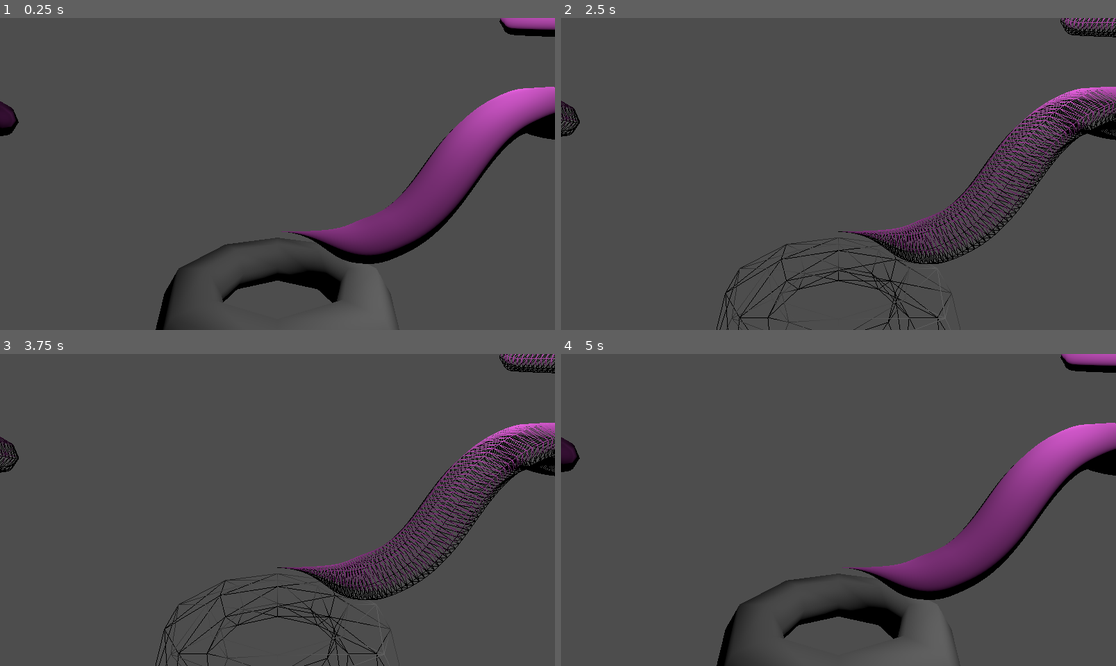
Above: before the commit, frames 1-4 (two rows, left to right).
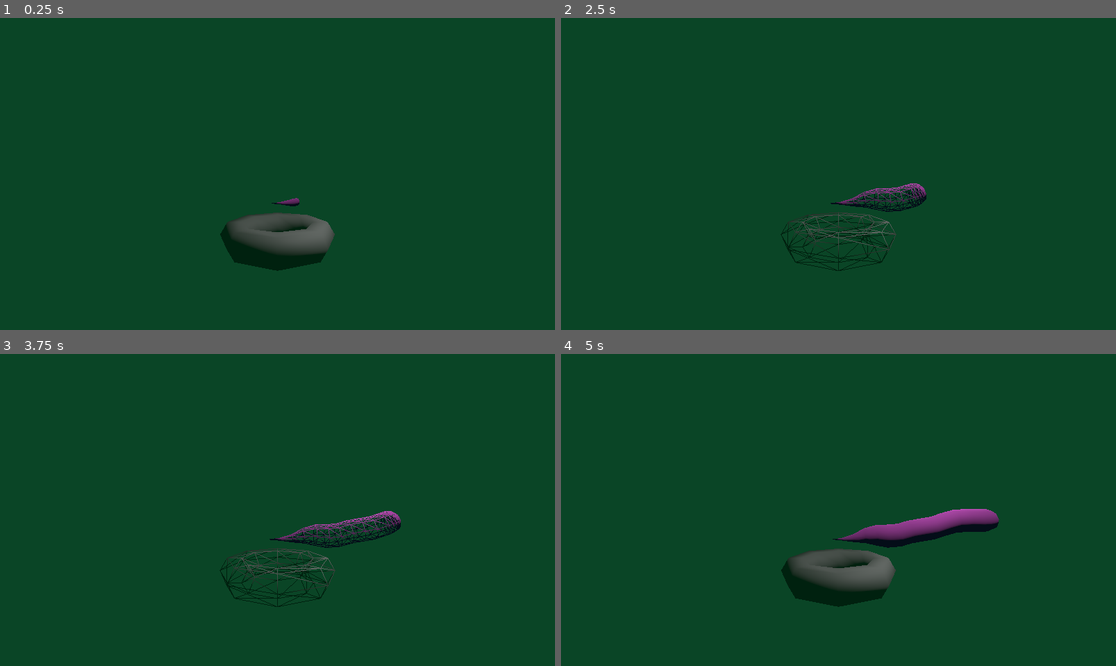
Above: after the commit, the same moments.

Repository: Ermith/GMTK_GameJam_2025
Game: Godot game, scene res://levels/snake_test.tscn
Two runs of this game, one before a commit and one after it. Both use one fixed random seed, a clock stepped at 60 frames per second and the inputs below. This scene is started directly instead of the project's main scene.
Inputs:
- Up to frame 1 (0.25 s): no input
- Up to frame 2 (2.5 s): tap Enter at 0.5, 2 s; hold Space (swap direction, bound only after the commit) 0.53-1.28 s; tap Space (swap direction, bound only after the commit) at 1.35, 2.3 s; hold P from 2.03 s (still down)
- Up to frame 3 (3.75 s): release P at 2.78 s; tap Space (swap direction, bound only after the commit) at 2.85 s; hold Space (swap direction, bound only after the commit) from 3.53 s (still down)
- Up to frame 4 (5 s): release Space (swap direction, bound only after the commit) at 4.28 s; tap P at 4.35 s; tap Space (swap direction, bound only after the commit) at 4.55 s

The runs differ from the first frame. In frame 1, 99% of the frame differs, in the area x 0-100%, y 0-100%; in frame 2, 100%; in frame 3, 100%; in frame 4, 99%.

Commit message:
shai-hulud is upon us (worm movement and integration with dynamic mesh)

Diff:
--- a/levels/snake_test.tscn
+++ b/levels/snake_test.tscn
@@ -9,13 +9,17 @@
 
 [sub_resource type="ArrayMesh" id="ArrayMesh_vnlp2"]
 
+[sub_resource type="Environment" id="Environment_8q8xl"]
+background_mode = 1
+background_color = Color(0.0402736, 0.271812, 0.150268, 1)
+
 [node name="SnakeTest" type="Node3D"]
 
 [node name="PlayerSnake" parent="." instance=ExtResource("1_4ob46")]
-transform = Transform3D(1, 0, 0, 0, 1, 0, 0, 0, 1, -5.37263, 0, 0.0184426)
+transform = Transform3D(1, 0, 0, 0, 1, 0, 0, 0, 1, 0.0591698, 0, 0.0184426)
 
 [node name="Camera3D" type="Camera3D" parent="."]
-transform = Transform3D(1, 0, 0, 0, 1, 0, 0, 0, 1, 0, 0.510132, 1.79791)
+transform = Transform3D(1, 0, 0, 0, 1, 0, 0, 0, 1, 0, 0.510132, 3.54053)
 
 [node name="CSGTorus3D" type="CSGTorus3D" parent="."]
 transform = Transform3D(1, 0, 0, 0, 1, 0, 0, 0, 1, 0, -0.543289, 0)
@@ -27,8 +31,12 @@
 script = ExtResource("2_ve675")
 
 [node name="SnakeMesh" type="MeshInstance3D" parent="."]
+transform = Transform3D(1, 0, 0, 0, 1, 0, 0, 0, 1, 4.94775, 0, 0)
 material_override = SubResource("StandardMaterial3D_p5xoe")
 mesh = SubResource("ArrayMesh_vnlp2")
 script = ExtResource("3_8q8xl")
 points = PackedVector3Array(0, 0, 0, 1, 0, 0, 2, 1, 0, 3, 1, 0, 3, 1, 1, 2, 2, 0)
 metadata/_custom_type_script = "uid://dg5jqs15gmbgn"
+
+[node name="WorldEnvironment" type="WorldEnvironment" parent="."]
+environment = SubResource("Environment_8q8xl")
--- a/objects/player/player.gd
+++ b/objects/player/player.gd
@@ -1,2 +1,49 @@
 extends Node3D
 class_name Player
+
+@export var base_speed: float = 0.5
+@export var base_turning_speed: float = 0.5
+@export var facing_vector: Vector3 = Vector3(1, 0, 0)
+@export var turning_axis: Vector3 = Vector3(0, 0, 1)
+@export var point_adding_interval: float = 0.2
+
+var cur_turning_speed: float = base_turning_speed
+var head_position: Vector3 = Vector3(0, 0, 0)
+var distance_travelled_since_last_point: float = 0.0
+var stored_backup_curve_point: Vector3 = Vector3.ZERO
+
+@onready var snake_mesh: SnakeMesh = $SnakeMesh
+
+func _ready() -> void:
+	snake_mesh.points.append(head_position - facing_vector * snake_mesh.radius)
+	snake_mesh.points.append(head_position)
+
+func get_speed() -> float:
+	return base_speed
+
+func get_turning_speed() -> float:
+	return cur_turning_speed
+
+func swap_direction() -> void:
+	cur_turning_speed = -cur_turning_speed
+
+func _input(event: InputEvent) -> void:
+	if event.is_action_pressed("swap direction"):
+		swap_direction()
+
+func _physics_process(delta: float) -> void:
+	facing_vector = facing_vector.rotated(turning_axis, get_turning_speed() * delta)
+	head_position += facing_vector * get_speed() * delta
+	if distance_travelled_since_last_point >= point_adding_interval:
+		snake_mesh.points[-1] = stored_backup_curve_point
+		stored_backup_curve_point = Vector3.ZERO
+		snake_mesh.points.append(head_position)
+		distance_travelled_since_last_point = 0.0
+	else:
+		snake_mesh.points[-1] = head_position
+		distance_travelled_since_last_point += get_speed() * delta
+		if distance_travelled_since_last_point > point_adding_interval * 0.7 and stored_backup_curve_point == Vector3.ZERO:
+			stored_backup_curve_point = head_position
+	snake_mesh.head_facing = facing_vector
+	# TODO: optimize
+	snake_mesh.refresh()
--- a/objects/player/player_snake.tscn
+++ b/objects/player/player_snake.tscn
@@ -16,5 +16,5 @@
 material_override = SubResource("StandardMaterial3D_rcpxh")
 mesh = SubResource("ArrayMesh_rcpxh")
 script = ExtResource("2_rcpxh")
-points = PackedVector3Array(0, 0, 0, 1, 0, 0, 2, 1, 0, 3, 1, 0)
+points = PackedVector3Array()
 metadata/_custom_type_script = "uid://dg5jqs15gmbgn"
--- a/objects/player/snake_mesh.gd
+++ b/objects/player/snake_mesh.gd
@@ -3,17 +3,20 @@
 
 @export var points: PackedVector3Array = PackedVector3Array()
 @export var radius: float = 0.2
-@export var ring_interval: float = 0.05
+@export var ring_interval: float = 0.2
 @export var ring_segments: int = 8
 @export var head_length: float = 0.2
 @export var tail_length: float = 1.0
-@export var curve_param: float = 0.5
+@export var curve_param: float = 0.8
+@export var cubic_interpolation: bool = true
+@export var bake_interval: float = INF
+@export var head_facing: Vector3 = Vector3(0, 0, 0)
 
 var curve: Curve3D
 
 func _ready() -> void:
 	curve = Curve3D.new()
-	curve.set_bake_interval(ring_interval)
+	curve.set_bake_interval(bake_interval)
 	refresh()
 
 func debug_draw_curve() -> void:
@@ -23,44 +26,101 @@
 	for point: Vector3 in baked_points:
 		debug_mesh.surface_add_vertex(point)
 	debug_mesh.surface_end()
+	debug_mesh.surface_begin(Mesh.PRIMITIVE_TRIANGLES)
+	for i: int in range(points.size()):
+		# triangle perpendicular to the curve
+		var p1: Vector3 = points[i]
+		var direction: Vector3 = Vector3(0, 0, 0)
+		if i < points.size() - 1:
+			direction = (points[i + 1] - p1).normalized()
+		elif i > 0:
+			direction = (p1 - points[i - 1]).normalized()
+		var up_vector: Vector3 = Vector3(0, 1, 0).cross(direction).normalized()
+		var right_vector: Vector3 = direction.cross(up_vector).normalized()
+		debug_mesh.surface_add_vertex(p1 + right_vector * radius)
+		debug_mesh.surface_add_vertex(p1 - right_vector * radius)
+		debug_mesh.surface_add_vertex(p1 + up_vector * radius)
+	debug_mesh.surface_end()
+	var mat: StandardMaterial3D = StandardMaterial3D.new()
+	mat.cull_mode = StandardMaterial3D.CULL_DISABLED
+	material_override = mat
 	mesh = debug_mesh
-
-func add_point(point: Vector3) -> void:
-	points.append(point)
-	refresh()
 
 func refresh() -> void:
 	refresh_curve()
 	refresh_mesh()
+	# debug_draw_curve()
 
 func refresh_curve() -> void:
+	if points.size() < 2:
+		return
 	curve = Curve3D.new()
-	curve.set_bake_interval(ring_interval)
+	curve.set_bake_interval(bake_interval)
+	var last_point_direction: Vector3 = Vector3.ZERO
 	for i: int in range(points.size()):
 		var direction: Vector3 = Vector3.ZERO
+		var distance_to_nearest: float = radius
 		if i == 0:
 			direction = points[i + 1] - points[i]
+			distance_to_nearest = min(distance_to_nearest, (points[i + 1] - points[i]).length())
 		elif i == points.size() - 1:
 			direction = points[i] - points[i - 1]
+			distance_to_nearest = min(distance_to_nearest, (points[i] - points[i - 1]).length())
 		else:
 			direction = points[i + 1] - points[i - 1]
+			distance_to_nearest = min(distance_to_nearest, (points[i + 1] - points[i]).length(), (points[i] - points[i - 1]).length())
 		direction = direction.normalized()
-		var out_vector: Vector3 = direction * curve_param
+		var out_vector: Vector3 = direction * curve_param * distance_to_nearest * 0.5
 		curve.add_point(points[i], -out_vector, out_vector)
+		last_point_direction = direction
+	if head_facing != Vector3.ZERO:
+		last_point_direction = head_facing.normalized()
+	var out_vector_last: Vector3 = last_point_direction * curve_param * radius * 0.5
+	curve.add_point(points[points.size() - 1] + last_point_direction * radius, -out_vector_last, out_vector_last)
 
 func radius_function(t: float) -> float:
 	var snake_length: float =  curve.get_baked_length()
 	var distance_from_head: float = snake_length * (1.0 - t)
+	var result: float = radius
 	if distance_from_head < head_length:
 		var p: float = 1.0 - distance_from_head / head_length
-		return radius * sqrt(1 - p * p)
+		result *= sqrt(1 - p * p)
 	var distance_from_tail: float = snake_length * t
 	if distance_from_tail < tail_length:
 		var p: float = distance_from_tail / tail_length
-		return radius * (3 * p * p - 2 * p * p * p)
-	return radius
+		result *= (3 * p * p - 2 * p * p * p)
+	return result
+
+class BakedPoints:
+	var points: PackedVector3Array
+	var offsets: Array[float]
+
+func get_baked_points() -> BakedPoints:
+	var result: BakedPoints = BakedPoints.new()
+	result.points = PackedVector3Array()
+	result.offsets = []
+	var curve_length: float = curve.get_baked_length()
+	var offset: float = 0.0
+	while offset < curve_length - head_length:
+		result.points.append(curve.sample_baked(offset, cubic_interpolation))
+		result.offsets.append(offset)
+		offset += ring_interval
+	offset = curve_length - head_length
+	while offset < curve_length:
+		var distance_from_head_frac: float = (curve_length - offset) / head_length
+		result.points.append(curve.sample_baked(offset, cubic_interpolation))
+		result.offsets.append(offset)
+		offset += head_length * (0.05 + 0.2 * (distance_from_head_frac))
+	result.points.append(curve.sample_baked(curve_length, cubic_interpolation))
+	result.offsets.append(curve_length)
+	return result
 
 func refresh_mesh() -> void:
+	var array_mesh: ArrayMesh = mesh as ArrayMesh
+	array_mesh.clear_surfaces()
+	if points.size() < 2:
+		return
+
 	var surface_array: Array = []
 	surface_array.resize(Mesh.ARRAY_MAX)
 	var verts: PackedVector3Array = PackedVector3Array()
@@ -72,28 +132,28 @@
 	surface_array[Mesh.ARRAY_TEX_UV] = uvs
 	surface_array[Mesh.ARRAY_INDEX] = indices
 
-	var baked_points: PackedVector3Array = curve.get_baked_points()
-	var baked_up_vectors: PackedVector3Array = curve.get_baked_up_vectors()
+	var baked_points: BakedPoints = get_baked_points()
+	#var baked_up_vectors: PackedVector3Array = curve.get_baked_up_vectors()
 
 	var tail_vertex_index: int = 0
-	verts.append(baked_points[0])
-	normals.append((baked_points[0] - baked_points[1]).normalized())
+	verts.append(baked_points.points[0])
+	normals.append((baked_points.points[0] - baked_points.points[1]).normalized())
 	uvs.append(Vector2(0, 0))
 	var head_vertex_index: int = 1
-	verts.append(baked_points[-1])
-	normals.append((baked_points[-1] - baked_points[-2]).normalized())
+	verts.append(baked_points.points[-1])
+	normals.append((baked_points.points[-1] - baked_points.points[-2]).normalized())
 	uvs.append(Vector2(1, 0))
 
-	for index: int in range(1, baked_points.size() - 1):
-		var current_point: Vector3 = baked_points[index]
-		var next_point: Vector3 = baked_points[index + 1]
-		var prev_point: Vector3 = baked_points[index - 1]
+	for index: int in range(1, baked_points.points.size() - 1):
+		var current_point: Vector3 = baked_points.points[index]
+		var next_point: Vector3 = baked_points.points[index + 1]
+		var prev_point: Vector3 = baked_points.points[index - 1]
 		var direction: Vector3 = (next_point - prev_point).normalized()
-		var up_vector: Vector3 = baked_up_vectors[index]
+		# var up_vector: Vector3 = baked_up_vectors[index]
 		# backup solution
-		#var blargh: Vector3 = Vector3(0, 0, -1).cross(direction).normalized()
-		#var up_vector: Vector3 = blargh.cross(direction).normalized()
-		var t: float = index / float(baked_points.size() - 1)
+		var blargh: Vector3 = Vector3(0, 0, -1).cross(direction).normalized()
+		var up_vector: Vector3 = blargh.cross(direction).normalized()
+		var t: float = baked_points.offsets[index] / curve.get_baked_length()
 
 		var base_vertex_index: int = verts.size()
 		for i: int in range(ring_segments):
@@ -125,10 +185,9 @@
 				indices.append(base_vertex_index + i)
 				indices.append(previous_base_index + (i + 1) % ring_segments)
 
-			if index == baked_points.size() - 2:
+			if index == baked_points.points.size() - 2:
 				indices.append(head_vertex_index)
 				indices.append(base_vertex_index + i)
 				indices.append(base_vertex_index + (i + 1) % ring_segments)
 
-	var array_mesh: ArrayMesh = mesh as ArrayMesh
 	array_mesh.add_surface_from_arrays(Mesh.PRIMITIVE_TRIANGLES, surface_array)
--- a/project.godot
+++ b/project.godot
@@ -23,3 +23,11 @@
 gdscript/warnings/unsafe_method_access=2
 gdscript/warnings/unsafe_cast=2
 gdscript/warnings/unsafe_call_argument=2
+
+[input]
+
+"swap direction"={
+"deadzone": 0.2,
+"events": [Object(InputEventKey,"resource_local_to_scene":false,"resource_name":"","device":0,"window_id":0,"alt_pressed":false,"shift_pressed":false,"ctrl_pressed":false,"meta_pressed":false,"pressed":false,"keycode":0,"physical_keycode":32,"key_label":0,"unicode":0,"location":0,"echo":false,"script":null)
+]
+}
Not shown: 1 places in levels/snake_test.tscn that only renumber resources
